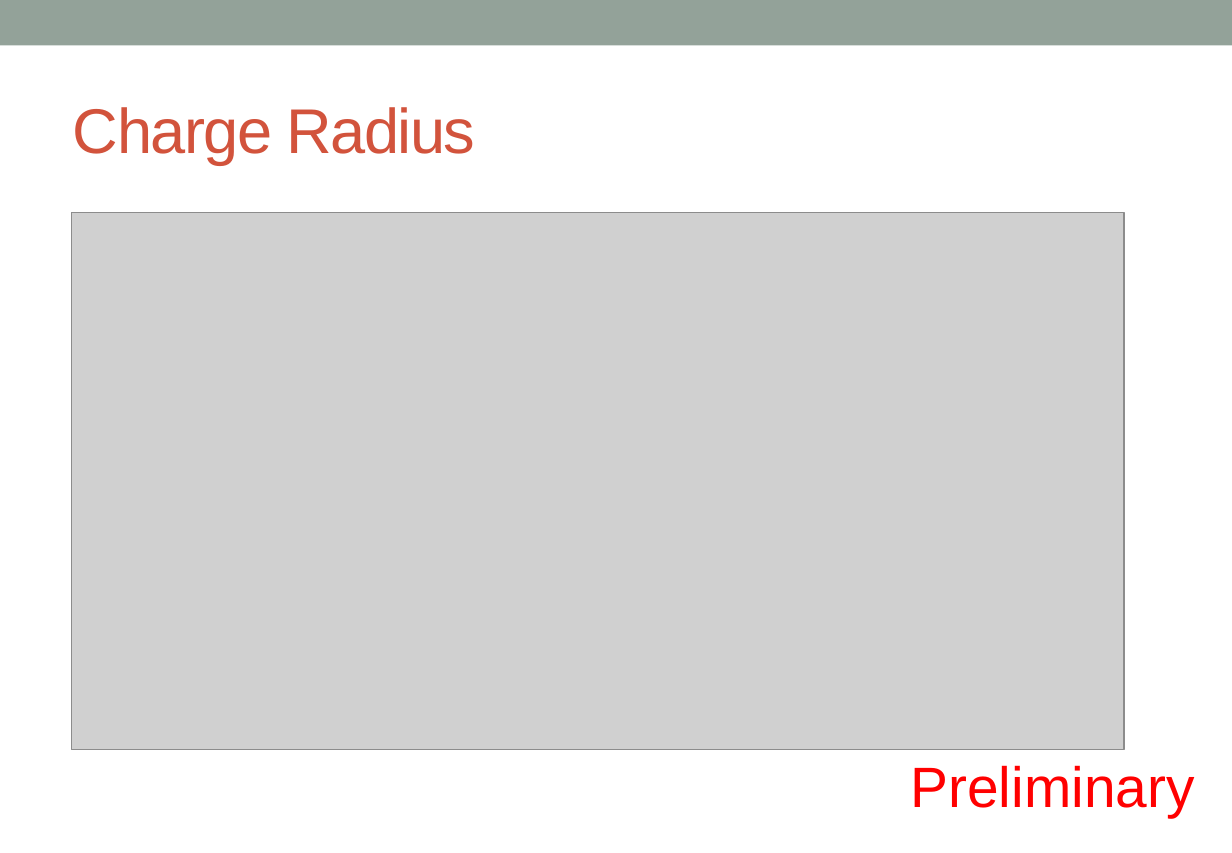
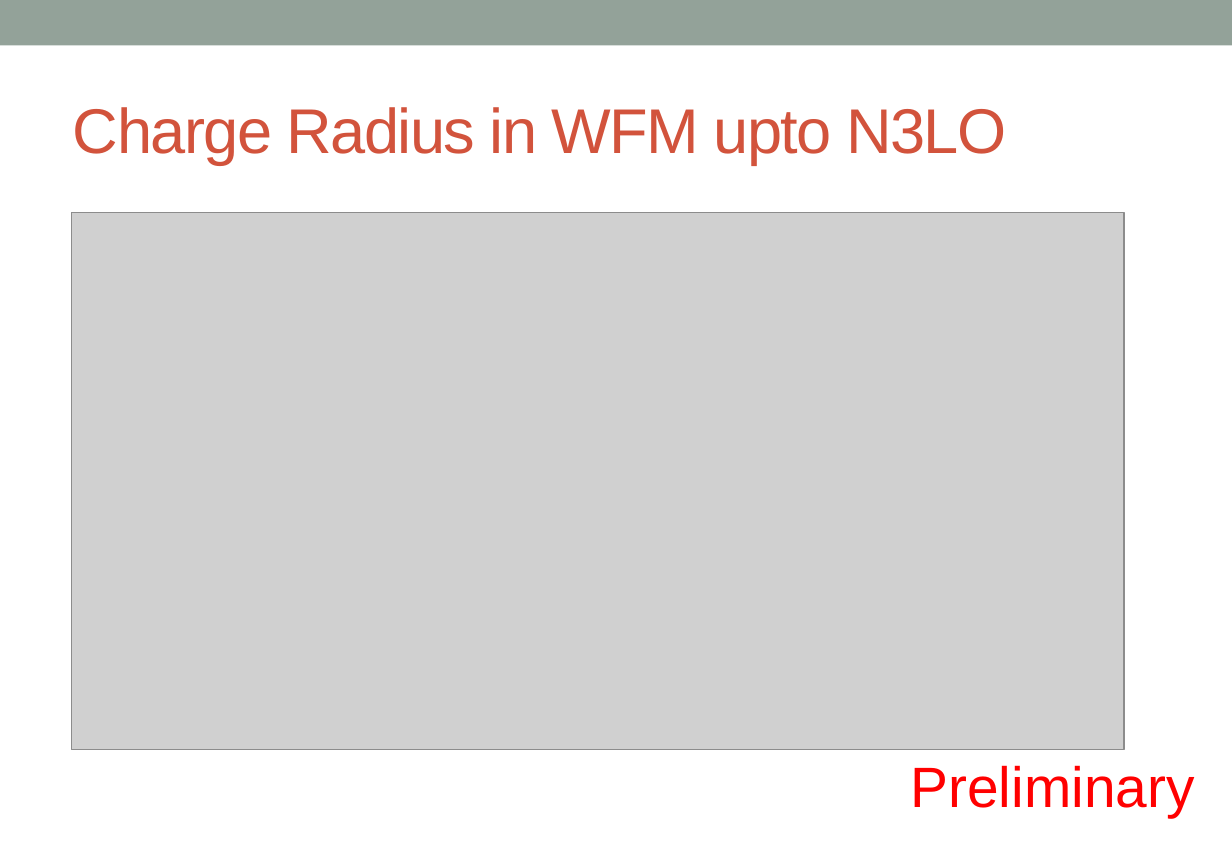
Before and after one commit to alphacentaury-github/NPSS2020, a slide deck: slide 29 of 20230612_Lattice_intro.pptx. Drawn at 1232x853 pixels with LibreOffice and Linux fonts; fonts in the diff are those of the drawing; grey boxes stand for pictures. Boxes give left, top, right and bottom in pixels: in the first picture for what was removed or moved away, otherwise in the second. Text is boxed around its words. In the diff, an @@ line names an element or a change of style, - is before the commit and + after.

```diff
--- a/20230612_Lattice_intro.pptx
+++ b/20230612_Lattice_intro.pptx
@@ title at box(73, 107, 1006, 165): text changed @@
-Charge Radius
+Charge Radius in WFM upto N3LO
```
Also in this commit, not shown: 6 other slides changed.
